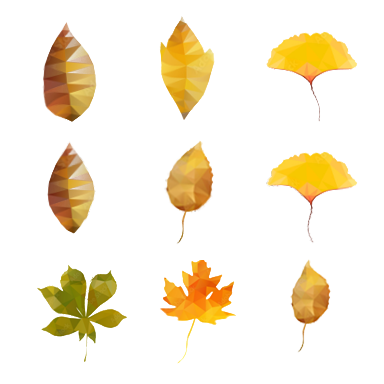
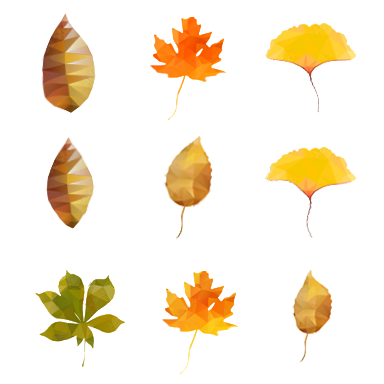
Layers edited between the first and the second 384px x 384px image:
added layer "Layer 17" above "Layer 16" over [left=150, top=17, right=226, bottom=121]
painted on "Layer 16" over [left=35, top=13, right=358, bottom=375]
